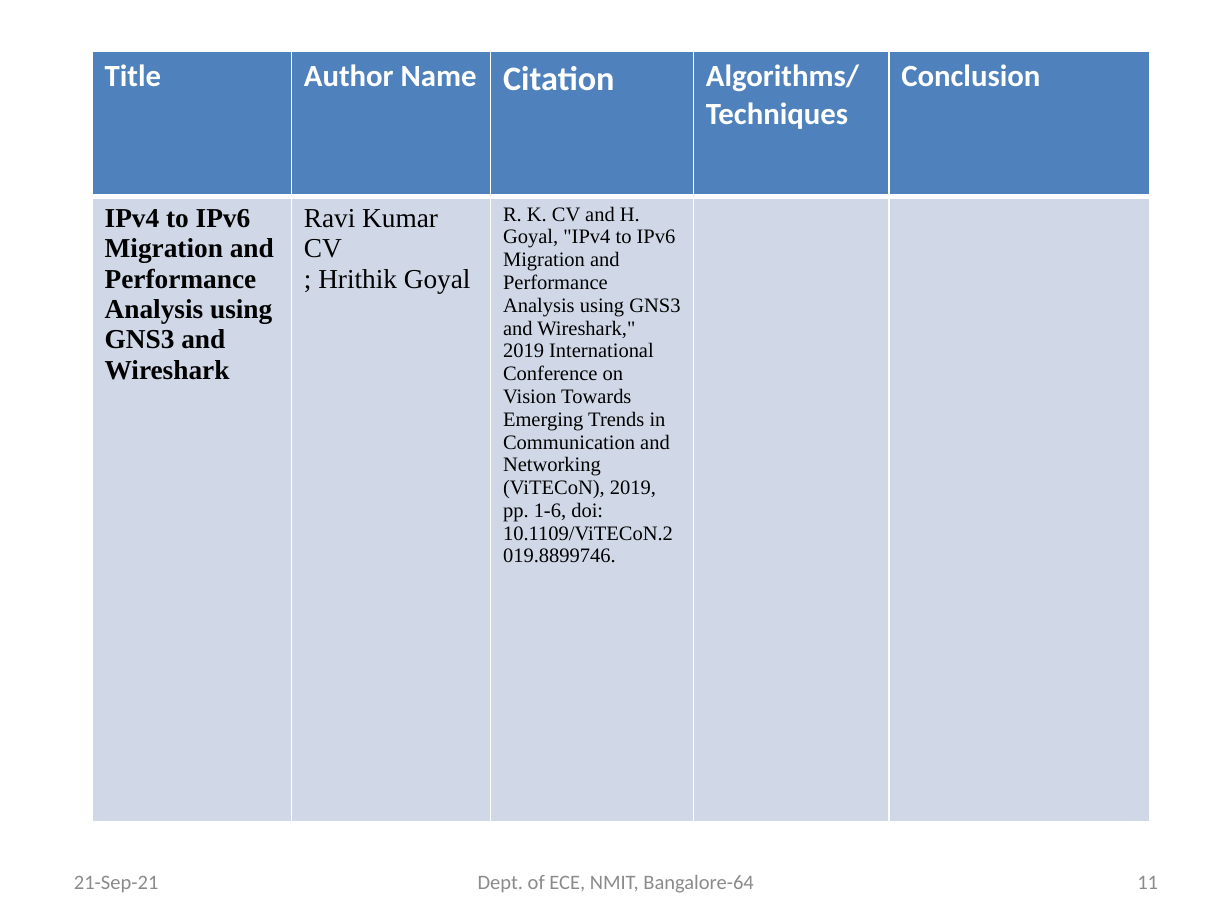
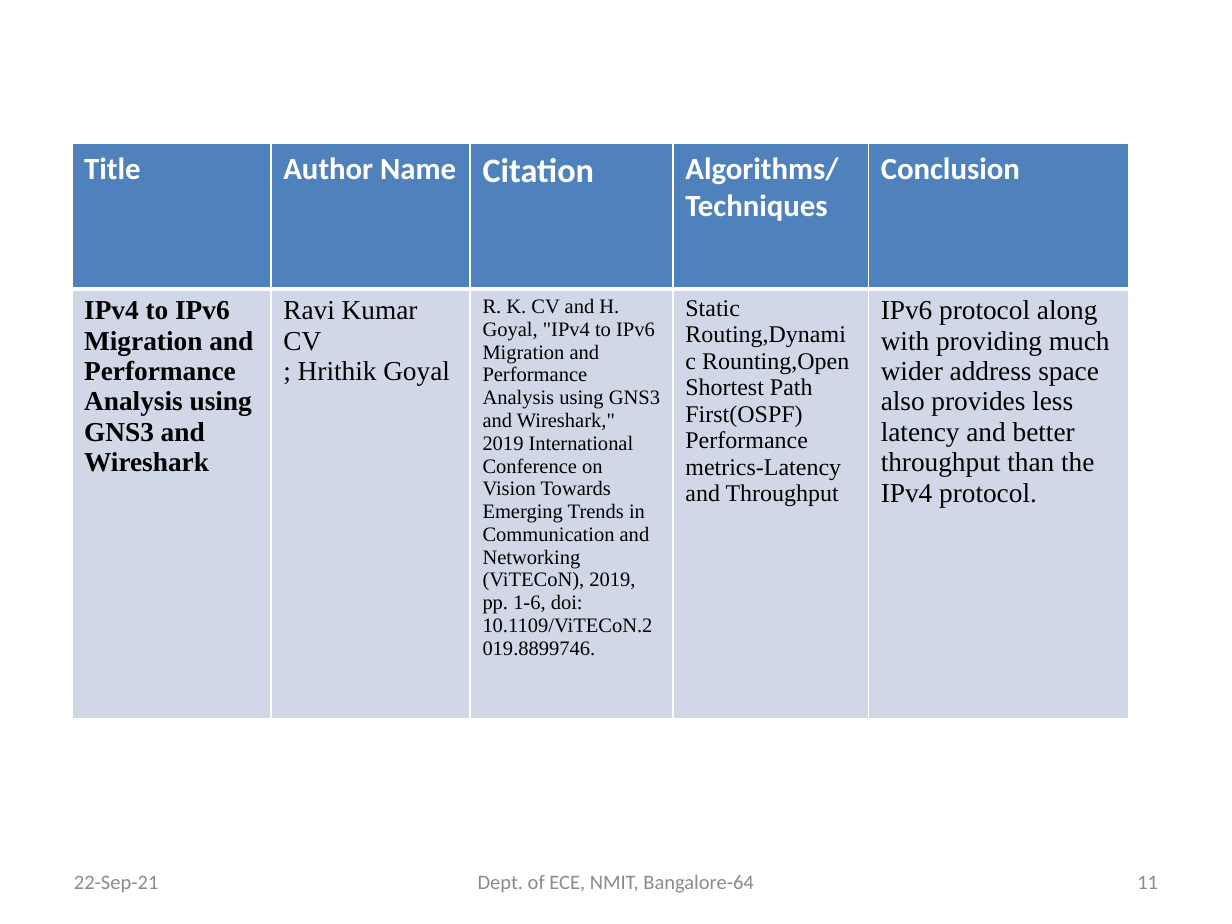
Before and after one commit to Shivakumarbharath/Dual-Stack-Host, a slide deck: slide 11 of Official Documents/Project Batch 16 phase1.pptx. Drawn at 1232x924 pixels with LibreOffice and Linux fonts; fonts in the diff are those of the drawing. Boxes give left, top, right and bottom in pixels: in the first picture for what was removed or moved away, otherwise in the second. Text is boxed around its words. In the diff, an @@ line names an element or a change of style, - is before the commit and + after.

```diff
--- a/Official Documents/Project Batch 16 phase1.pptx
+++ b/Official Documents/Project Batch 16 phase1.pptx
@@ table at (71, 144, 1131, 719) @@
-row 2, column 4: 
+row 2, column 4: Static Routing,Dynamic Rounting,Open Shortest Path First(OSPF) / Performance metrics-Latency and Throughput
-row 2, column 5: 
+row 2, column 5: IPv6 protocol along with providing much wider address space also provides less latency and better throughput than the IPv4 protocol.
@@ table: place and size @@
-table at (92, 52, 1152, 822)
+table at (71, 144, 1131, 719)
@@ text at (74, 876, 158, 892): text changed @@
-21-Sep-21
+22-Sep-21
```
Also in this commit, not shown: 12 other slides changed, 2 slides removed.
